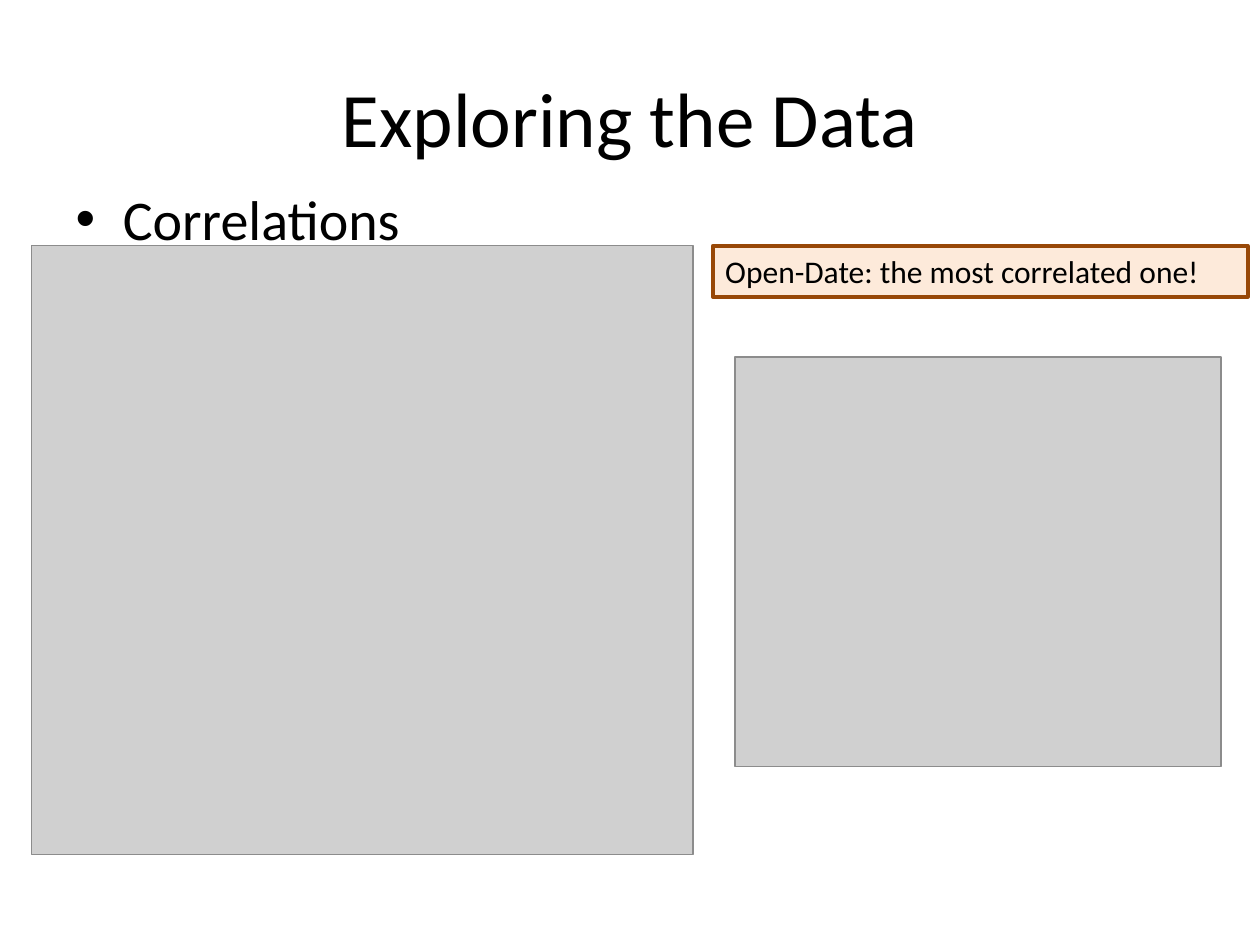
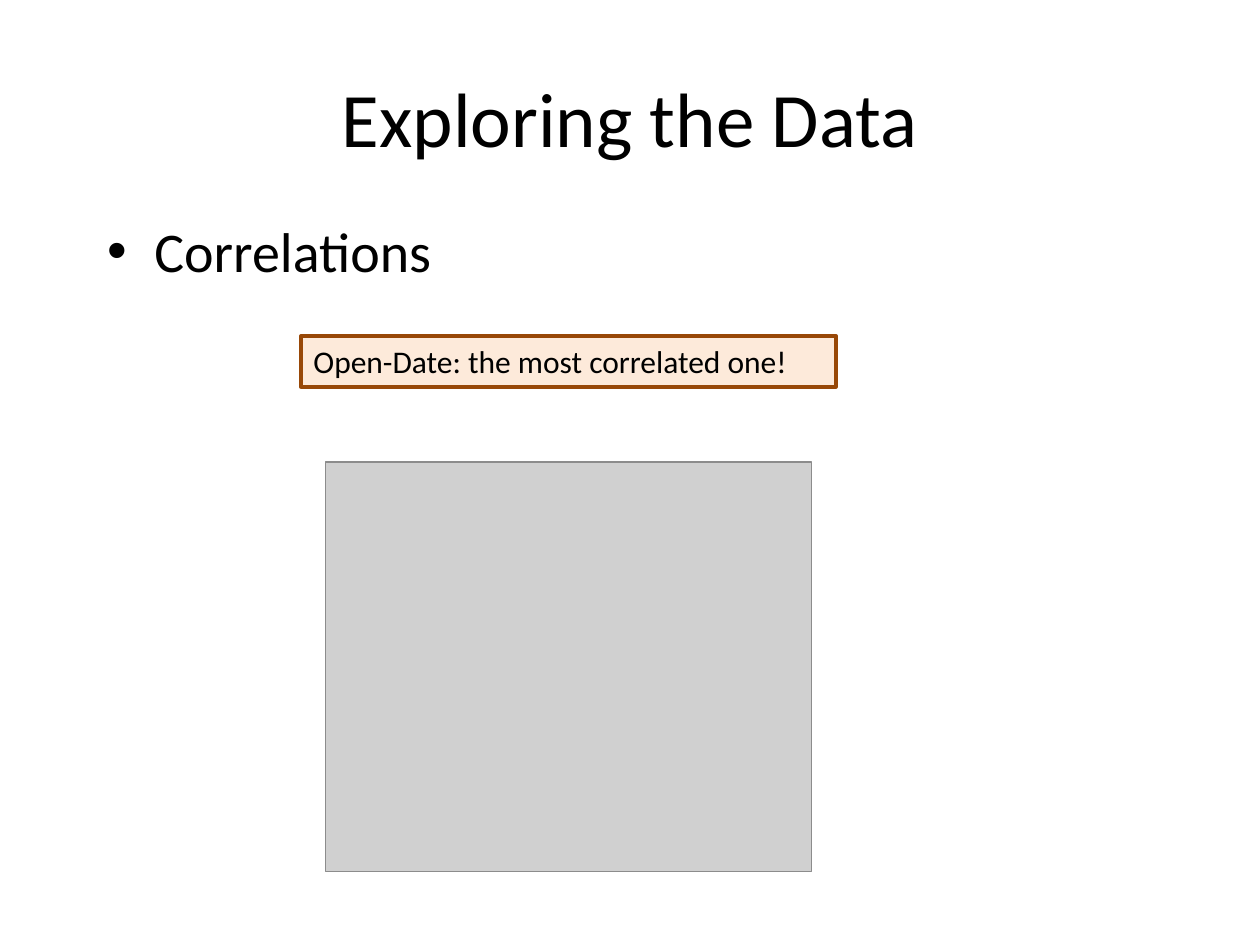
Before and after one commit to hxwang/revenue-prediction, a slide deck: slide 8 of doc/presentation/revenue-prediction.pptx (slide 7 before the commit). Drawn at 1260x945 pixels with LibreOffice and Linux fonts; fonts in the diff are those of the drawing; grey boxes stand for pictures. Boxes give left, top, right and bottom in pixels: in the first picture for what was removed or moved away, otherwise in the second. Text is boxed around its words. In the diff, an @@ line names an element or a change of style, - is before the commit and + after.

Commit message:
add correlation figs

```diff
--- a/doc/presentation/revenue-prediction.pptx
+++ b/doc/presentation/revenue-prediction.pptx
@@ text "Correlations" rewrapped from box(123, 201, 400, 253) to box(154, 233, 431, 273) @@
@@ picture removed at box(32, 246, 693, 856) @@
@@ rectangle "Open-Date: the most correlated one!": place and size @@
-rectangle "Open-Date: the most correlated one!" at box(713, 246, 1247, 296)
+rectangle "Open-Date: the most correlated one!" at box(301, 336, 835, 387)
@@ picture: place and size @@
-picture at box(735, 357, 1221, 766)
+picture at box(325, 462, 811, 872)
```
Also in this commit, not shown: 2 slides added, 2 other files.
